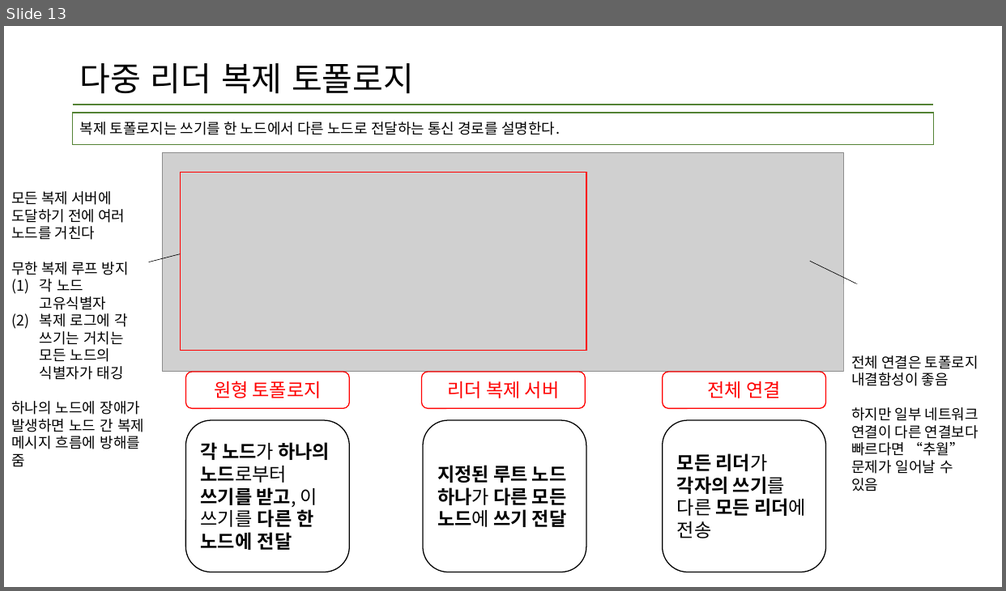
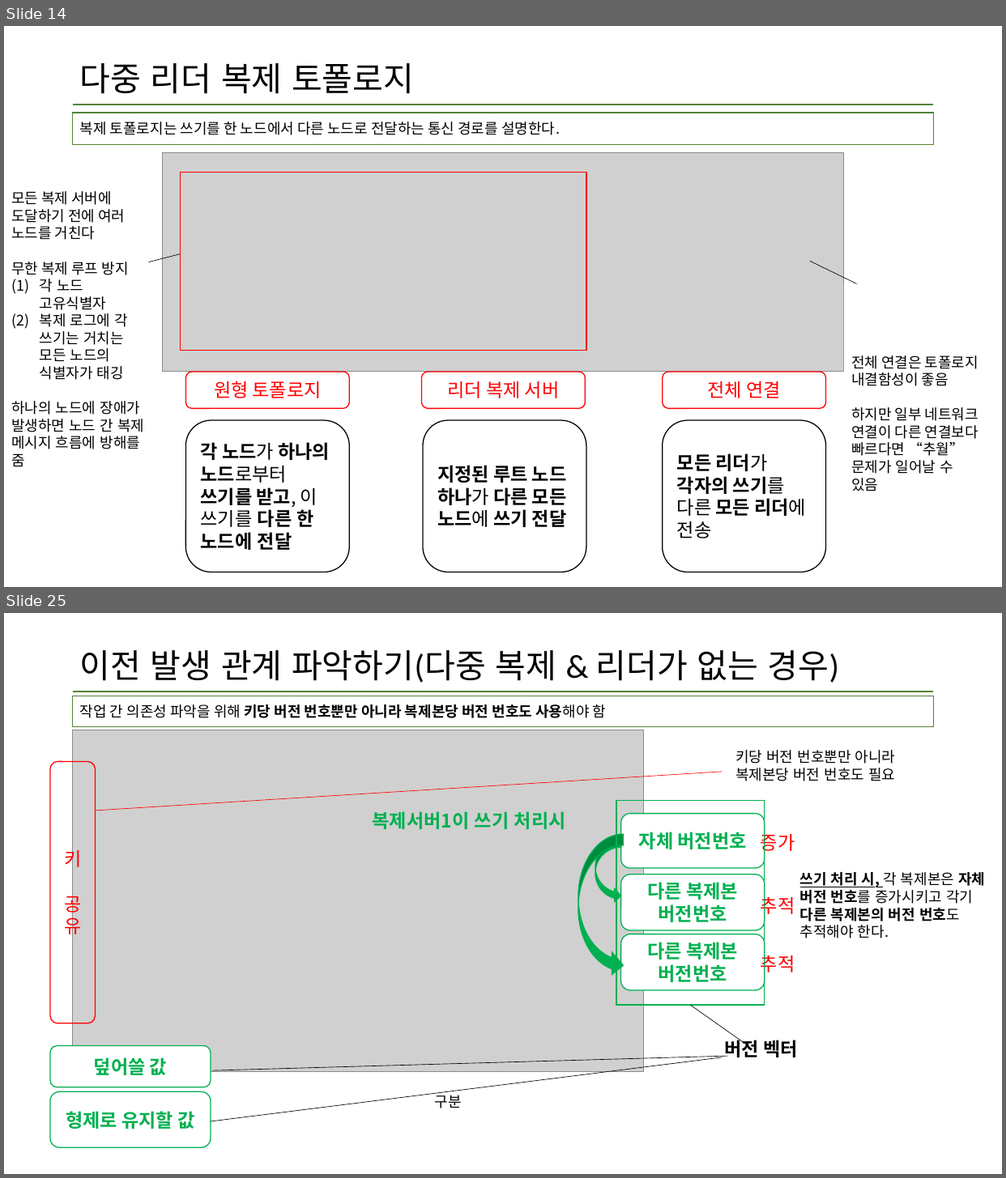
Before and after one commit to data-system-wiki/designing-data-intensive-applications, a slide deck: resources/chapter 5 summary.pptx. Shown one above the other, each under a label of ours: slide 13 before the commit, slides 14 and 25 after it; the slides between them are not shown. The pictures are 1006x591 and 1006x1178 pixels, drawn with LibreOffice and Linux fonts; fonts in the diff are those of the drawing; grey boxes stand for pictures. Boxes give left, top, right and bottom in pixels: in the first picture for what was removed or moved away, otherwise in the second. Text is boxed around its words. In the diff, an @@ line names an element or a change of style, - is before the commit and + after.

```diff
--- a/resources/chapter 5 summary.pptx
+++ b/resources/chapter 5 summary.pptx
@@ slide 25 added at (4, 613, 1002, 1174), background #FFFFFF; not listed: 1 template element that a slide beside it also shows @@
@@ title added at (80, 650, 839, 683), 32 pt, text #000000 @@
+이전 발생 관계 파악하기(다중 복제 & 리더가 없는 경우)
@@ rectangle added at (73, 696, 934, 726), outline #538234 1 pt, 14 pt, text #000000, bold @@
+작업 간 의존성 파악을 위해 키당 버전 번호뿐만 아니라 복제본당 버전 번호도 사용해야 함
@@ picture added at (73, 730, 643, 1072) @@
@@ text added at (735, 750, 896, 781), 14 pt, text #000000 @@
+키당 버전 번호뿐만 아니라
+복제본당 버전 번호도 필요
@@ rounded rectangle added at (50, 762, 96, 1024), outline #FF0000 1 pt, 18 pt, text #FF0000 @@
+키
+공유
@@ line added from (96, 811) to (722, 772), #FF0000 0.5 pt @@
@@ rectangle added at (616, 801, 765, 1005), outline #00B050 1 pt @@
@@ text added at (373, 811, 566, 829), 18 pt, text #00B050, bold @@
+복제서버1이 쓰기 처리시
@@ rounded rectangle added at (621, 814, 765, 868), fill #FFFFFF, outline #00B050 1 pt, 18 pt, text #00B050, bold @@
+자체 버전번호
@@ text added at (761, 831, 795, 854), 18 pt, text #FF0000 @@
+증가
@@ curved right arrow added at (578, 835, 623, 977), fill #00B050, outline #00B050 1 pt @@
@@ curved right arrow added at (595, 841, 621, 903), fill #00B050, outline #00B050 1 pt @@
@@ rounded rectangle added at (621, 875, 765, 931), fill #FFFFFF, outline #00B050 1 pt, 18 pt, text #00B050, bold @@
+다른 복제본 버전번호
@@ text added at (800, 872, 985, 939), 14 pt, text #000000, bold @@
+쓰기 처리 시, 각 복제본은 자체 버전 번호를 증가시키고 각기 다른 복제본의 버전 번호도 추적해야 한다.
@@ text added at (761, 893, 795, 917), 18 pt, text #FF0000 @@
+추적
@@ rounded rectangle added at (621, 934, 765, 990), fill #FFFFFF, outline #00B050 1 pt, 18 pt, text #00B050, bold @@
+다른 복제본 버전번호
@@ text added at (761, 952, 795, 975), 18 pt, text #FF0000 @@
+추적
@@ line added from (691, 1005) to (748, 1046), #000000 0.5 pt @@
@@ rounded rectangle added at (50, 1046, 211, 1088), fill #FFFFFF, outline #00B050 1 pt, 18 pt, text #00B050, bold @@
+덮어쓸 값
@@ text added at (725, 1037, 798, 1058), 18 pt, text #000000, bold @@
+버전 벡터
@@ line added from (211, 1122) to (722, 1058), #000000 0.5 pt @@
@@ line added from (212, 1071) to (729, 1056), #000000 0.5 pt @@
@@ rounded rectangle added at (50, 1093, 211, 1148), fill #FFFFFF, outline #00B050 1 pt, 18 pt, text #00B050, bold @@
+형제로 유지할 값
@@ text added at (435, 1093, 462, 1109), 14 pt, text #000000 @@
+구분
@@ what was slide 13 is now slide 14 @@
```
Also in this commit, not shown: 2 slides changed, 10 other slides added.
